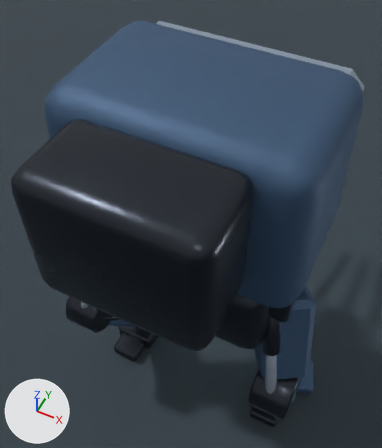
An edit to the Blender file content/source-art/arclancewalker.blend, drawn before and after from the same camera.
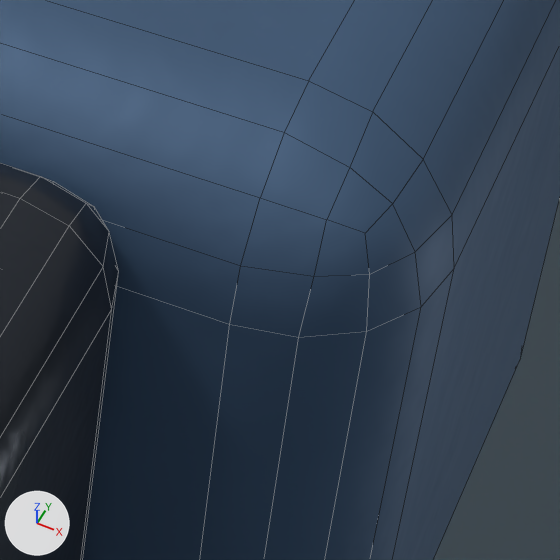
The first picture shows the older version from a 50 mm lens placed at (0.71, -1.52, 3.44), pointed at (-0.19, 0.28, 1.2). The close-ups show the older and then the newer version on the part from 60% to 91% of the width and 30% to 56% of the height of that picture. Only the edits that show in the close-ups are written down. Arrows for +X, +Y and +Z are at lower left; the lights stay in place. The close-ups show mesh edges as thin lines.

Names of what the first close-up shows: 'ArcLanceWalkerArmor_PowerCell', 'ArcLanceWalkerArmor_Torso', 'PreviewFloor'.
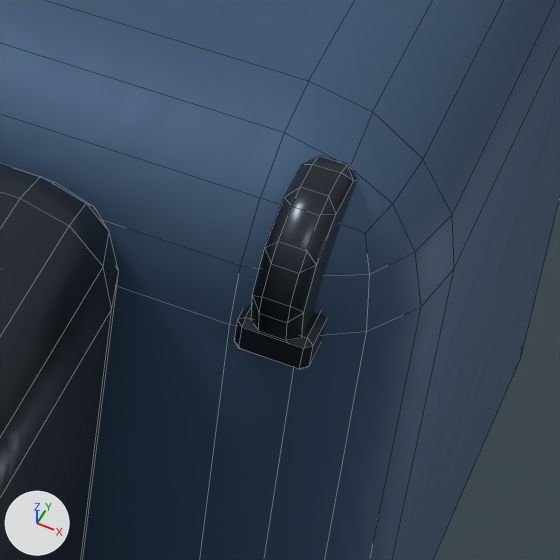
What the commit changed:
Mesh me_cube_026 is new.
It has 24 vertices, 26 faces and spans x -0.0262..0.0262, y -0.052..0.052, z -0.015..0.015.
It uses material mat_arclancewalker_gunmetal.
Mesh me_cylinder_030 is new.
It has 60 vertices, 62 faces and spans x -0.0175..0.0175, y -0.0625..0.0625, z -0.0618..0.0618.
It uses material mat_arclancewalker_gunmetal.
Object 'ArcLanceWalkerArmor_LugWeldPad_4' (ob_arclancewalkerarmor_lugweldpad_4) is new; it shows me_cube_026.
Its location is (0.46, -0.3, 2.235).
Object 'ArcLanceWalkerArmor_LiftingLug_4' (ob_arclancewalkerarmor_liftinglug_4) is new; it shows me_cylinder_030.
Its location is (0.46, -0.3, 2.28).

What differs and where, as boxes (x1, y1, x2, y2) in the close-ups (560 x 560 px):
'ArcLanceWalkerArmor_LiftingLug_4', added: after (252, 156, 358, 342)
'ArcLanceWalkerArmor_LugWeldPad_4', added: after (234, 305, 327, 369)
